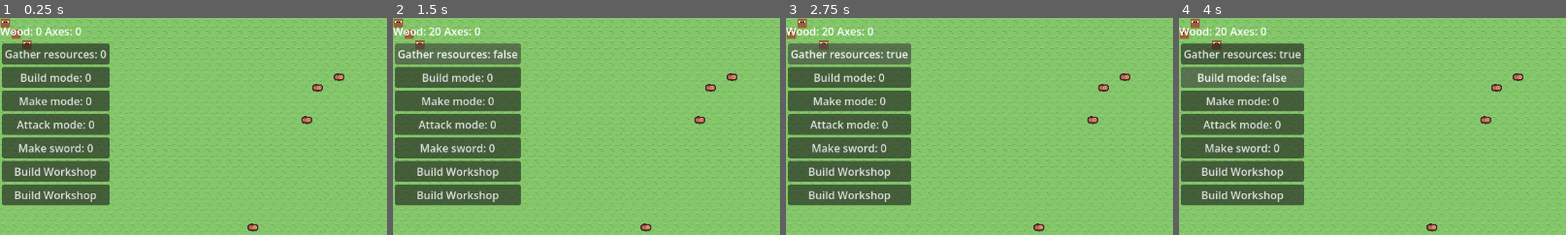
Above: before the commit, frames 1-4 (left to right).
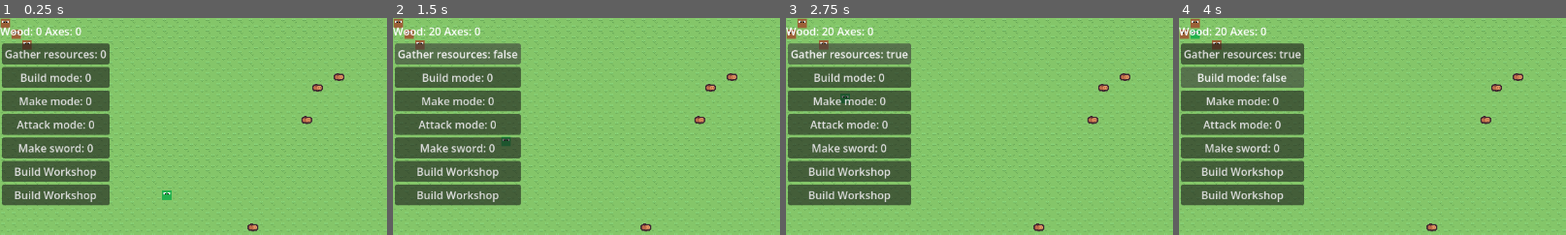
Above: after the commit, the same moments.

Repository: amandodaw/zd-prototype
Game: Godot game, scene res://scenes/world.tscn
Two runs of this game, one before a commit and one after it. Both use one fixed random seed, a clock stepped at 60 frames per second and the inputs below.
Inputs:
- Up to frame 1 (0.25 s): no input
- Up to frame 2 (1.5 s): click "Gather resources: 0" at 0.5 s; click "Gather resources: true" at 1.25 s
- Up to frame 3 (2.75 s): click "Gather resources: false" at 2 s
- Up to frame 4 (4 s): click "Build mode: 0" at 2.75 s; click "Build mode: true" at 3.5 s
The pictures show only the part of the screen within x 0-50%, y 0-50%; the shares and areas given below are measured in that part.

The runs differ from the first frame. In frame 1, 0.1% of the frame differs, in the area x 41-45%, y 79-84%; in frame 2, 0.1%; in frame 3, less than 0.1%; in frame 4, less than 0.1%.

Commit message:
Attack terminado. Quizás hay inconsistencia en como se asignan los tipos de objetivo

Diff:
--- a/scripts/systems/ai_system.gd
+++ b/scripts/systems/ai_system.gd
@@ -14,6 +14,7 @@
 
 func check_job(delta : float, entity : Entity, entities : Array[Entity]):
 	var ai_comp : AIComponent = entity.get_component(AIComponent)
+	var target_comp : TargetComponent = entity.get_component(TargetComponent)
 	var city_comp : CityComponent = ai_comp.city_comp
 	if  ai_comp.check_job_count >= ai_comp.check_job_timer:
 		ai_comp.check_job_count = 0
@@ -24,6 +25,7 @@
 		if city_comp.tasks[CityComponent.Tasks.ATTACK]:
 			if check_target(entities, Entity.Entity_type.ZOMBIE):
 				ai_comp.current_job = city_comp.Tasks.ATTACK
+				target_comp.target_type = Entity.Entity_type.ZOMBIE
 				return
 
 		if city_comp.tasks[city_comp.Tasks.BUILD] and !city_comp.build_orders.is_empty():
--- a/scripts/world.gd
+++ b/scripts/world.gd
@@ -49,7 +49,7 @@
 
 		spawn_human(Vector2(i*GridUtils.TILE_SIZE, i*GridUtils.TILE_SIZE))
 
-	#spawn_zombie(Vector2(16*GridUtils.TILE_SIZE, 16*GridUtils.TILE_SIZE))
+	spawn_zombie(Vector2(16*GridUtils.TILE_SIZE, 16*GridUtils.TILE_SIZE))
 
 	ai_system = AISystem.new()
 	target_system = TargetSystem.new()
